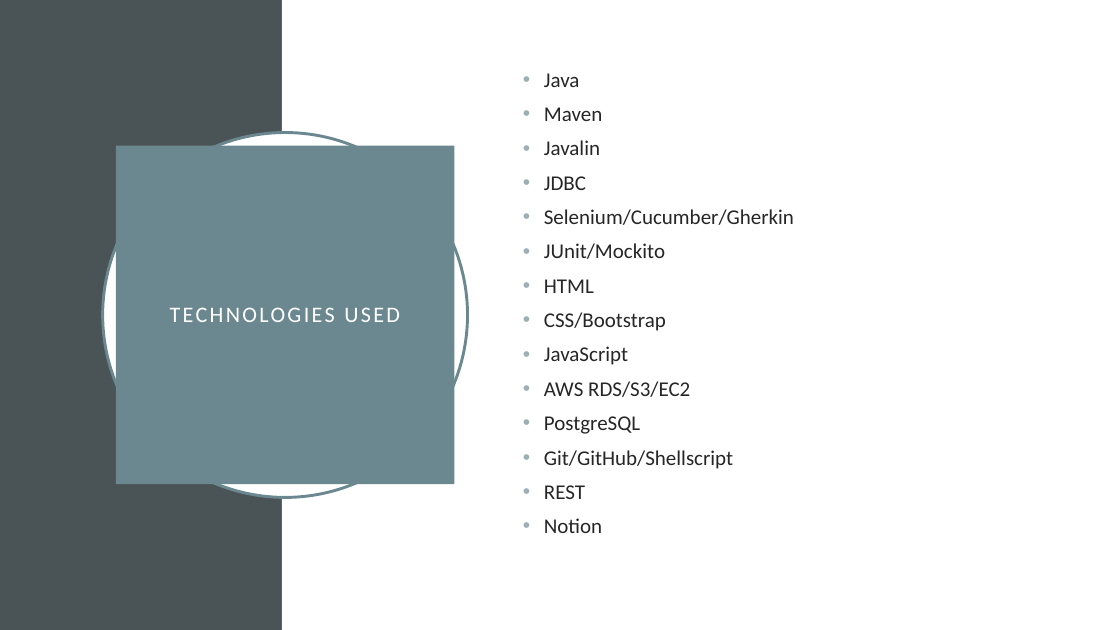
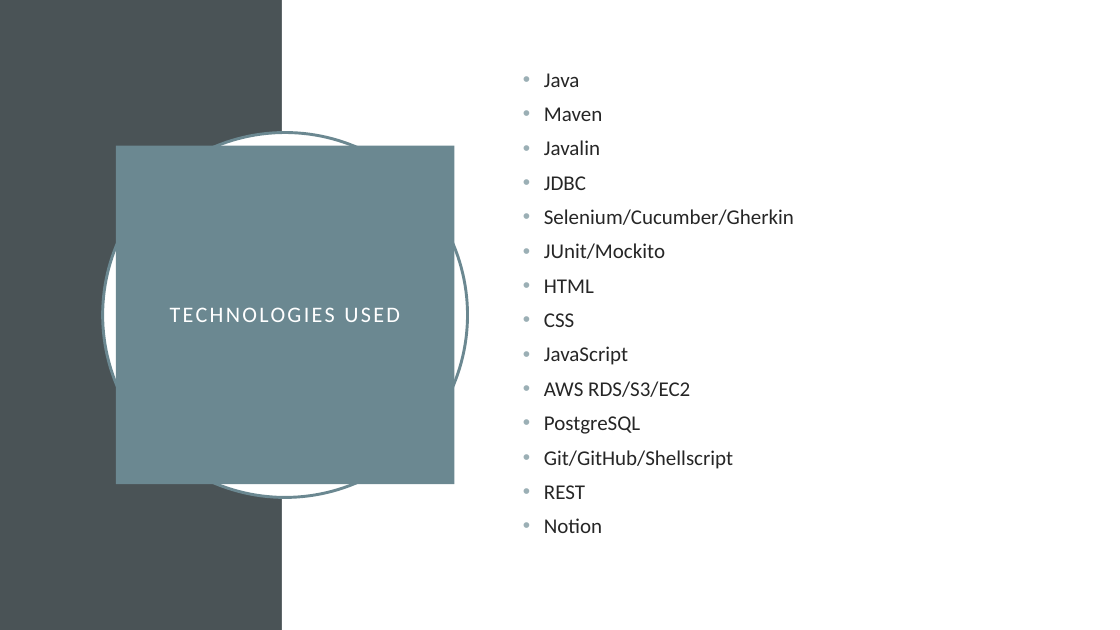
Before and after one commit to 220531-jwa/p2-Team-5, a slide deck: slide 3 of Documents_And_Presentation/p2t5_Presentation_final.pptx. Drawn at 1120x630 pixels with LibreOffice and Linux fonts; fonts in the diff are those of the drawing. Boxes give left, top, right and bottom in pixels: in the first picture for what was removed or moved away, otherwise in the second. Text is boxed around its words. In the diff, an @@ line names an element or a change of style, - is before the commit and + after.

Commit message:
updating presentation

```diff
--- a/Documents_And_Presentation/p2t5_Presentation_final.pptx
+++ b/Documents_And_Presentation/p2t5_Presentation_final.pptx
@@ text at [544,313,574,327]: text changed @@
-• CSS/Bootstrap
+• CSS
```
